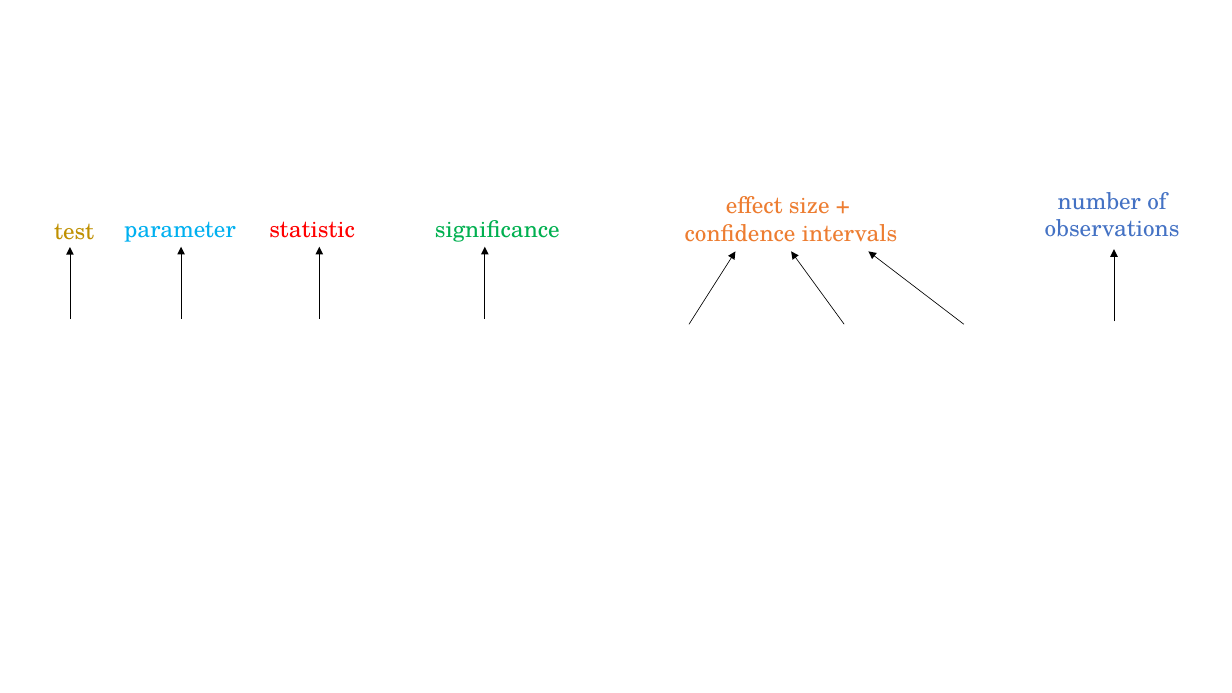
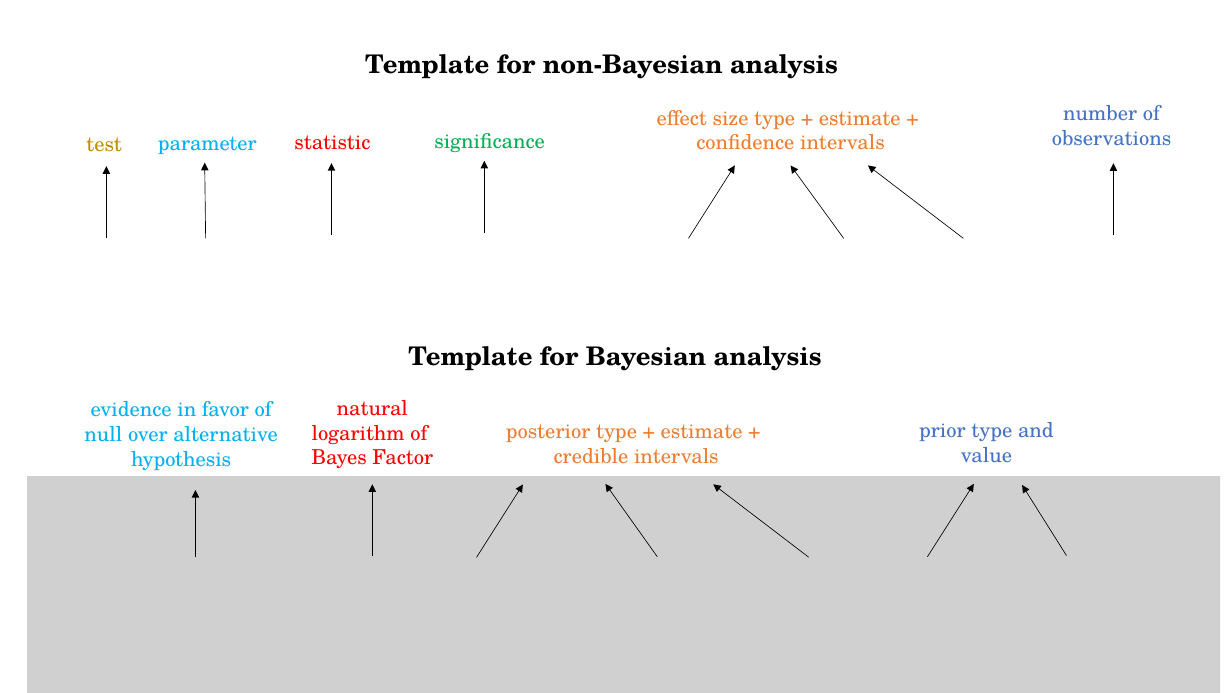
Before and after one commit to IndrajeetPatil/ggstatsplot_slides, a slide deck: slide 1 of docs/slides/images/stats_reporting_format.pptx. Drawn at 1232x693 pixels with LibreOffice and Linux fonts; fonts in the diff are those of the drawing; grey boxes stand for pictures. Boxes give left, top, right and bottom in pixels: in the first picture for what was removed or moved away, otherwise in the second. Text is boxed around its words. In the diff, an @@ line names an element or a change of style, - is before the commit and + after.

Commit message:
change the template figure

```diff
--- a/docs/slides/images/stats_reporting_format.pptx
+++ b/docs/slides/images/stats_reporting_format.pptx
@@ text added at (365,54,838,79), 20 pt, text #000000, bold @@
+Template for non-Bayesian analysis
@@ text "effect size type + estimate ...": place and size @@
-text "effect size type + estimate ..." at (685,196,898,242)
+text "effect size type + estimate ..." at (657,110,901,150)
@@ text at (657,110,901,129): text changed; size 18 to 16 pt @@
-effect size +
+effect size type + estimate +
@@ text "number of": place and size @@
-text "number of" at (1045,192,1180,237)
+text "number of" at (1052,105,1171,146)
@@ size 18 to 16 pt in 5 elements at (1052,105,1171,146), (434,133,545,152), (294,135,370,150), (158,136,257,154), (86,137,122,152) @@
@@ text "test": place and size @@
-text "test" at (54,223,94,240)
+text "test" at (86,137,122,152)
@@ text "parameter": place and size @@
-text "parameter" at (124,221,236,242)
+text "parameter" at (158,136,257,154)
@@ text "statistic": place and size @@
-text "statistic" at (269,221,355,238)
+text "statistic" at (294,135,370,150)
@@ text "significance": place and size @@
-text "significance" at (435,220,560,242)
+text "significance" at (434,133,545,152)
@@ text at (696,134,885,150): size 18 to 16 pt in "confidence intervals" @@
@@ arrow moved from (70, 319) - (70, 247) to (106, 238) - (106, 166) @@
@@ arrow moved from (181, 319) - (181, 247) to (206, 238) - (205, 163) @@
@@ arrow moved from (320, 319) - (320, 247) to (332, 236) - (332, 163) @@
@@ 5 arrows: place and size @@
-5 arrows at (485,247,1115,324)
+5 arrows at (484,161,1114,238)
@@ text added at (408,346,822,371), 20 pt, text #000000, bold @@
+Template for Bayesian analysis
@@ text added at (84,401,278,471), 16 pt, text #00B0F0 @@
+evidence in favor of null over alternative hypothesis
@@ text added at (311,400,433,469), 16 pt, text #FF0000 @@
+natural logarithm of Bayes Factor
@@ text added at (506,424,743,464), 16 pt, text #ED7D31 @@
+posterior type + estimate +
+credible intervals
@@ text added at (919,422,1054,463), 16 pt, text #4472C4 @@
+prior type and
+value
@@ picture added at (27,476,1220,693) @@
@@ arrow added from (196, 557) to (196, 490), #000000 0.5 pt @@
@@ arrow added from (372, 556) to (372, 484), #000000 0.5 pt @@
@@ arrow added from (477, 557) to (523, 484), #000000 0.5 pt @@
@@ arrow added from (657, 557) to (605, 484), #000000 0.5 pt @@
@@ arrow added from (809, 557) to (714, 484), #000000 0.5 pt @@
@@ arrow added from (928, 557) to (974, 484), #000000 0.5 pt @@
@@ arrow added from (1067, 555) to (1022, 485), #000000 0.5 pt @@
```
Also in this commit, not shown: 10 other files.
